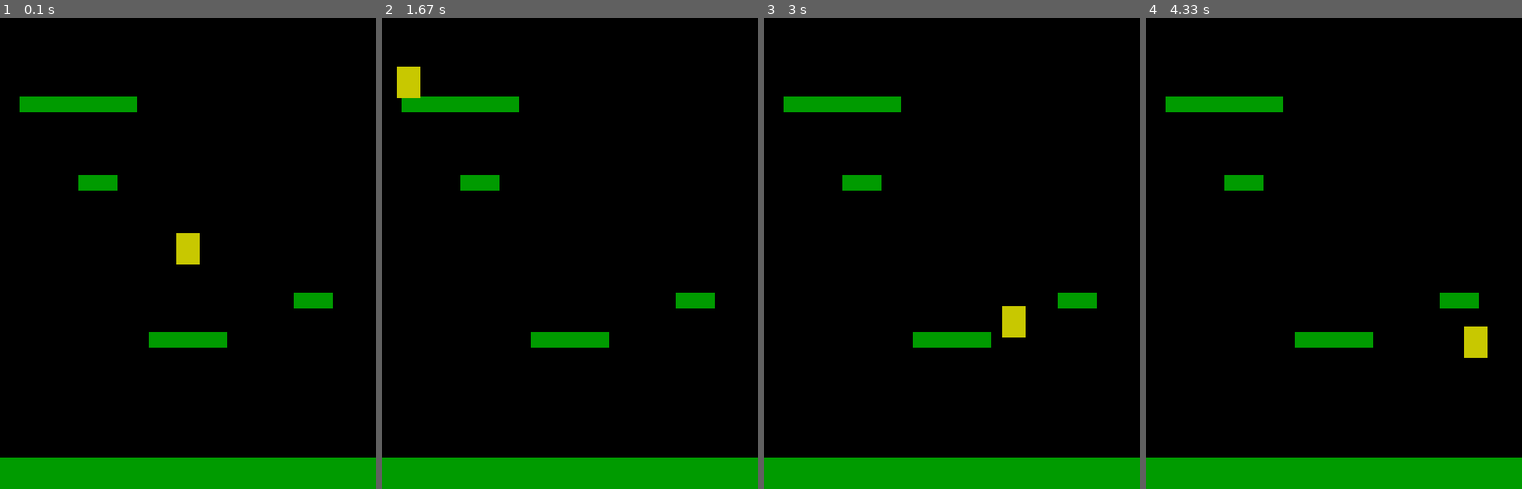
Above: before the commit, frames 1-4 (left to right).
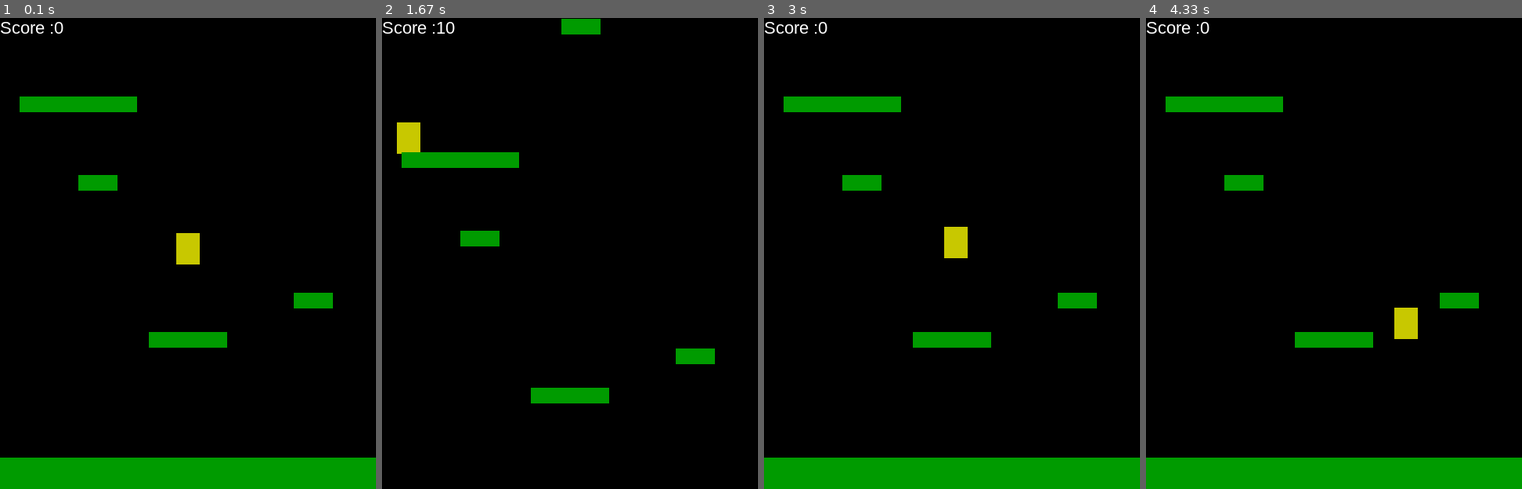
Above: after the commit, the same moments.

Repository: GwynWilson/Pygame-Collision
Game: pygame game, started from Platformer/Game.py
Same seed, same stepped clock (60 frames per second), same inputs: the game is played once before the commit and once after it.
Inputs:
- Up to frame 1 (0.1 s): no input
- Up to frame 2 (1.67 s): tap Space at 0.33, 0.73, 1.03, 1.23, 1.53 s; hold Right 0.67-1.13 s; hold Right 1.17-1.63 s
- Up to frame 3 (3 s): hold Left 1.67-2.2 s; tap Space at 1.73, 2.03, 2.3, 2.6, 2.73 s; hold Left 2.23-2.63 s; hold Right from 2.67 s (still down)
- Up to frame 4 (4.33 s): tap Space at 3.03, 3.4, 3.7, 3.9, 4.2 s; release Right at 3.3 s; hold Left 3.33-3.8 s; hold Right 3.83-4.3 s

The runs differ from the first frame. In frame 1, 0.2% of the frame differs, in the area x 0-17%, y 0-4%; in frame 2, 13%, in the area x 0-100%, y 0-100%; in frame 3, 1.0%; in frame 4, 1.0%.

Commit message:
rng platforms

Diff:
--- a/Platformer/Constants.py
+++ b/Platformer/Constants.py
@@ -21,9 +21,12 @@
 height = 600
 FPS = 60
 
+font_name = 'arial'
+
 player_acc = 0.8
 player_fric = 0.15
 player_grav = 0.8
+player_jump = 20
 
 platform_list = [(0,height-40,width,40),
                  (width/2 - 50, height/2 + 100,100,20),\
--- a/Platformer/Game.py
+++ b/Platformer/Game.py
@@ -15,18 +15,30 @@
         self.running = True
         self.screen = pg.display.set_mode((c.width,c.height))
         self.clock = pg.time.Clock()
+        self.font_name = pg.font.match_font(c.font_name)
 
         pg.init()
         pg.mixer.init()
 
     def new_game(self):
+        self.score = 0
         self.all_sprites = pg.sprite.Group()
         self.platforms = pg.sprite.Group()
         self.player = Player(self)
         self.all_sprites.add(self.player)
-        for p in c.platform_list:
-            self.platforms.add(Platform(*p))
+        for plat in c.platform_list:
+            p = Platform(*plat)
+            self.platforms.add(p)
+            self.all_sprites.add(p)
+
         self.game_loop()
+
+    def draw_text(self,text,size,colour,x,y):
+        font_ = pg.font.Font(self.font_name,size)
+        text_surface = font_.render(text,True,colour)
+        text_rect = text_surface.get_rect()
+        text_rect.topleft = (x,y)
+        self.screen.blit(text_surface,text_rect)
 
     def update(self):
         self.all_sprites.update()
@@ -35,6 +47,34 @@
             if hits:
                 self.player.pos.y = hits[0].rect.top + 1
                 self.player.vel.y = 0
+
+        if self.player.rect.top <= c.height/4:
+            scroll_vel = abs(self.player.vel.y)
+            self.player.pos.y += scroll_vel
+            for plat in self.platforms:
+                plat.rect.y += scroll_vel
+                if plat.rect.top > c.height:
+                    self.score += 10
+                    plat.kill()
+
+        while len(self.platforms) < 6:
+            plat_width = random.randrange(30,100)
+            y = -random.randrange(30,75)
+            x = random.randrange(0,c.width - plat_width)
+            p = Platform(x,y,plat_width,20)
+            self.platforms.add(p)
+            self.all_sprites.add(p)
+
+
+        if self.player.rect.bottom > c.height:
+            for sprite in self.all_sprites:
+                sprite.rect.y -= self.player.vel.y
+                if sprite.rect.top < 0:
+                    sprite.kill()
+
+        if len(self.platforms) < 1:
+            self.playing = False
+
 
     def events(self):
         for event in pg.event.get():
@@ -48,8 +88,8 @@
 
     def draw(self):
         self.screen.fill(c.black)
-        self.platforms.draw(self.screen)
         self.all_sprites.draw(self.screen)
+        self.draw_text('Score :{}'.format(str(self.score)),22,c.white,0,0)
         pg.display.update()
 
     def game_loop(self):
--- a/Platformer/Sprites.py
+++ b/Platformer/Sprites.py
@@ -22,7 +22,7 @@
         hits = pg.sprite.spritecollide(self,self.game.platforms,False)
         self.pos.y -= 1
         if hits:
-            self.vel.y = -20
+            self.vel.y = -c.player_jump
 
     def update(self):
         self.acc = vec(0,c.player_grav)
Not shown, changed: Platformer/Constants.pyc
Not shown, changed: Platformer/Sprites.pyc
